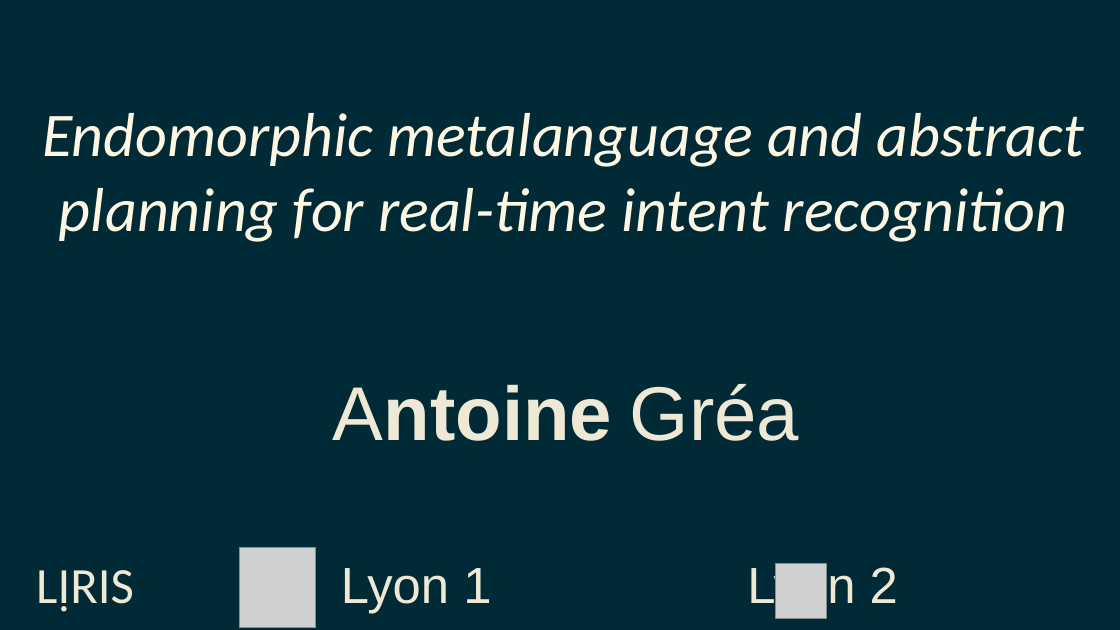
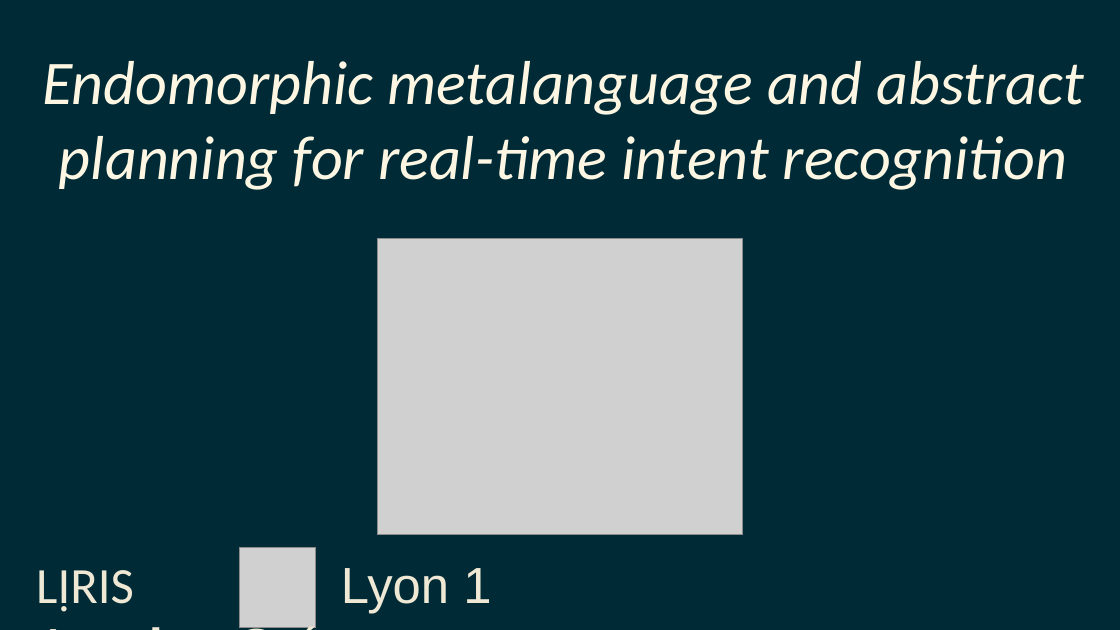
Before and after one commit to grea09/gennio, a slide deck: slide 1 of doc/defense.odp. Drawn at 1120x630 pixels with LibreOffice and Linux fonts; fonts in the diff are those of the drawing; grey boxes stand for pictures. Boxes give left, top, right and bottom in pixels: in the first picture for what was removed or moved away, otherwise in the second. Text is boxed around its words. In the diff, an @@ line names an element or a change of style, - is before the commit and + after.

```diff
--- a/doc/defense.odp
+++ b/doc/defense.odp
@@ title "Endomorphic metalanguage and abstract planning ...": place and size @@
-title "Endomorphic metalanguage and abstract planning ..." at box(42, 113, 1084, 242)
+title "Endomorphic metalanguage and abstract planning ..." at box(42, 61, 1084, 190)
@@ picture: place and size @@
-picture at box(776, 564, 827, 619)
+picture at box(378, 239, 742, 535)
@@ text at box(36, 568, 491, 614): text changed; size 54 to 36 pt; bold off @@
-Antoine Gréa
+LỊRIS Lyon 1 Antoine Gréa
@@ text removed at box(36, 563, 898, 614) @@
-LỊRIS Lyon 1 Lyon 2 POLYTECH
```
Also in this commit, not shown: 27 other slides changed, 3 other files.
